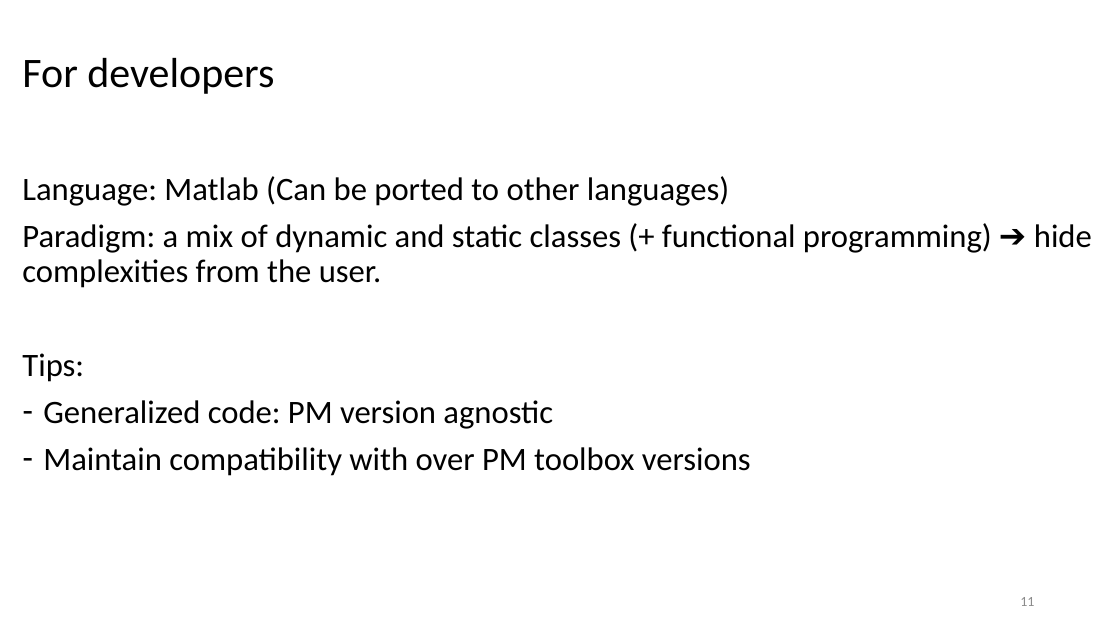
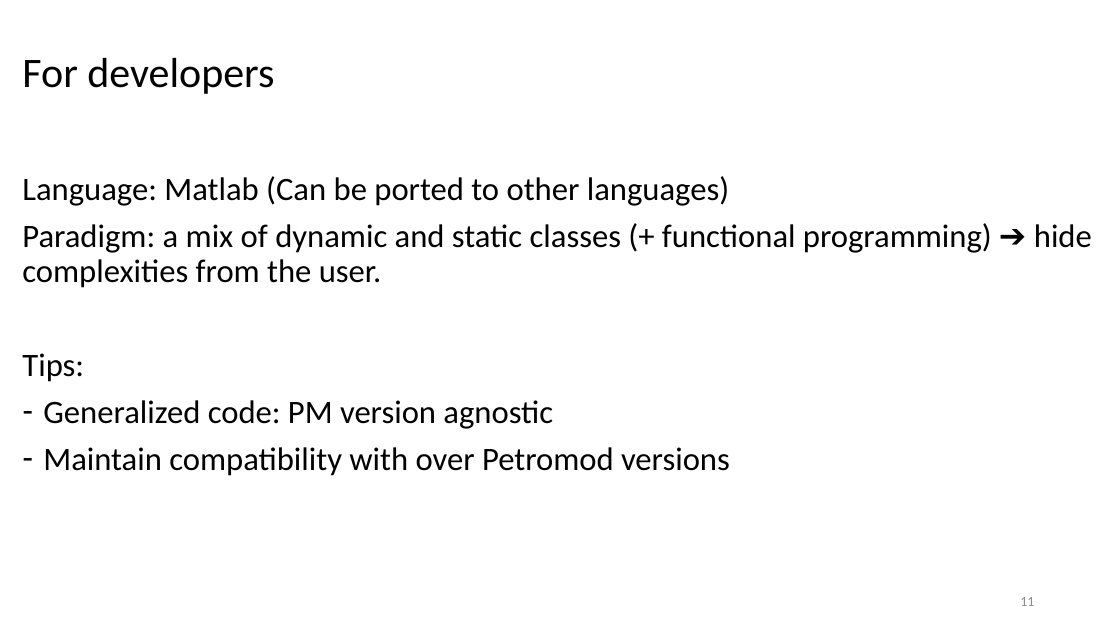
Before and after one commit to MosGeo/BPSMAutoToolbox, a slide deck: slide 11 of Workshop/19.01.23 PM Toolbox Workshop.pptx. Drawn at 1120x630 pixels with LibreOffice and Linux fonts; fonts in the diff are those of the drawing; background and template pictures are left out. Boxes give left, top, right and bottom in pixels: in the first picture for what was removed or moved away, otherwise in the second. Text is boxed around its words. In the diff, an @@ line names an element or a change of style, - is before the commit and + after.

```diff
--- a/Workshop/19.01.23 PM Toolbox Workshop.pptx
+++ b/Workshop/19.01.23 PM Toolbox Workshop.pptx
@@ text at (x1=43, y1=447, x2=730, y2=476): text changed @@
-– Maintain compatibility with over PM toolbox versions
+– Maintain compatibility with over Petromod versions
```
Also in this commit, not shown: 2 other slides changed, 3 other files.
